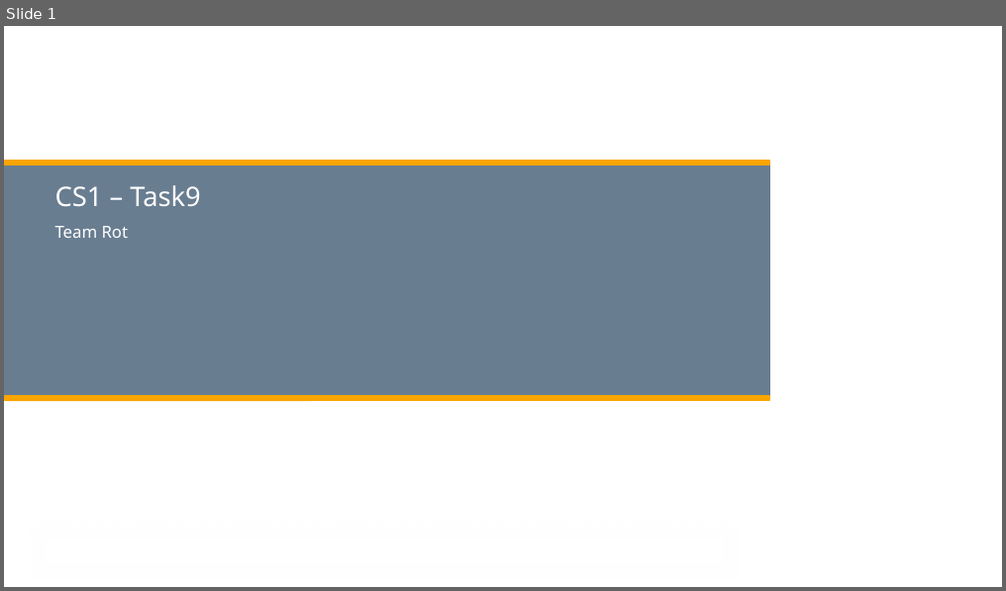
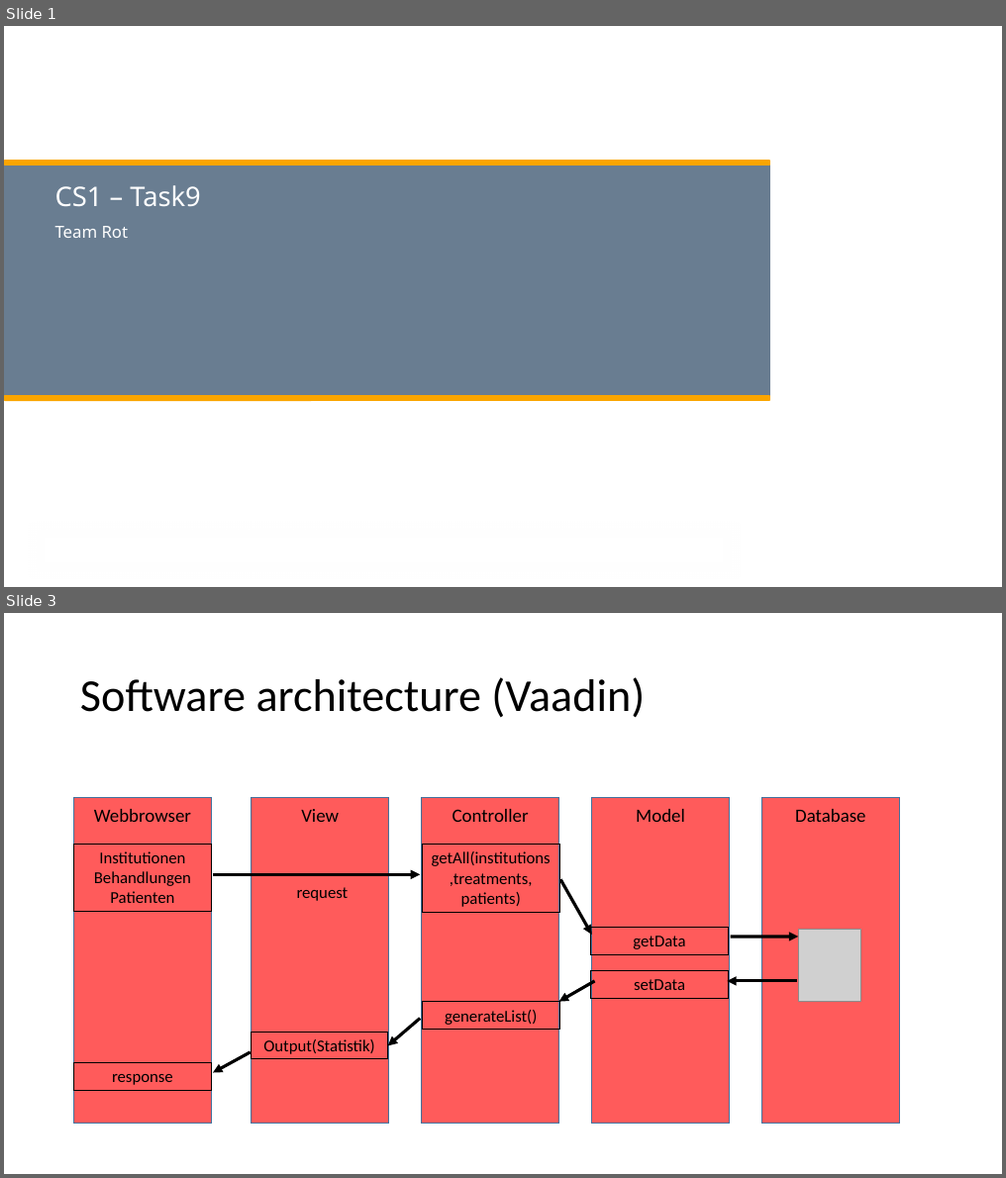
Before and after one commit to tomia1/ch.bfh.btx8081.w2016.red, a slide deck: doc/task9/Softwarearchitecture.pptx. Shown one above the other, each under a label of ours: slide 1 before the commit, slides 1 and 3 after it; the slides between them are not shown. The pictures are 1006x591 and 1006x1178 pixels, drawn with LibreOffice and Linux fonts; fonts in the diff are those of the drawing; grey boxes stand for pictures; background and template pictures are left out. Boxes give left, top, right and bottom in pixels: in the first picture for what was removed or moved away, otherwise in the second. Text is boxed around its words. In the diff, an @@ line names an element or a change of style, - is before the commit and + after.

```diff
--- a/doc/task9/Softwarearchitecture.pptx
+++ b/doc/task9/Softwarearchitecture.pptx
@@ slide 3 added at (4,613,1002,1174), background #FFFFFF @@
@@ title added at (80,677,645,718), 44 pt, text #000000 @@
+Software architecture (Vaadin)
@@ rectangle added at (73,798,211,1124), fill #FF5B5B, outline #43739E 1 pt, 18 pt, text #000000 @@
+Webbrowser
@@ rectangle added at (252,798,389,1124), fill #FF5B5B, outline #43739E 1 pt, 18 pt, text #000000 @@
+View
@@ rectangle added at (422,798,559,1124), fill #FF5B5B, outline #43739E 1 pt, 18 pt, text #000000 @@
+Controller
@@ rectangle added at (592,798,730,1124), fill #FF5B5B, outline #43739E 1 pt, 18 pt, text #000000 @@
+Model
@@ rectangle added at (762,798,900,1124), fill #FF5B5B, outline #43739E 1 pt, 18 pt, text #000000 @@
+Database
@@ rectangle added at (73,844,211,912), outline #000000 0.75 pt, 16 pt, text #000000 @@
+Institutionen
+Behandlungen
+Patienten
@@ rectangle added at (423,845,560,912), outline #000000 0.75 pt, 16 pt, text #000000 @@
+getAll(institutions,treatments, patients)
@@ arrow added from (213, 875) to (420, 875), #000000 3 pt @@
@@ arrow added from (561, 879) to (592, 935), #000000 3 pt @@
@@ text added at (297,887,349,901), 16 pt, text #000000 @@
+request
@@ rectangle added at (591,928,729,956), outline #000000 0.75 pt, 16 pt, text #000000 @@
+getData
@@ arrow added from (731, 937) to (798, 937), #000000 3 pt @@
@@ picture added at (799,929,862,1001) @@
@@ arrow added from (595, 981) to (559, 1001), #000000 3 pt @@
@@ rectangle added at (591,970,729,998), outline #000000 0.75 pt, 16 pt, text #000000 @@
+setData
@@ arrow added from (797, 981) to (727, 981), #000000 3 pt @@
@@ arrow added from (420, 1019) to (388, 1047), #000000 3 pt @@
@@ rectangle added at (423,1001,560,1029), outline #000000 0.75 pt, 16 pt, text #000000 @@
+generateList()
@@ arrow added from (251, 1053) to (213, 1072), #000000 3 pt @@
@@ rectangle added at (252,1032,389,1059), outline #000000 0.75 pt, 16 pt, text #000000 @@
+Output(Statistik)
@@ rectangle added at (73,1062,211,1090), outline #000000 0.75 pt, 16 pt, text #000000 @@
+response
```
Also in this commit, not shown: 1 slide changed, 1 other slide added.
